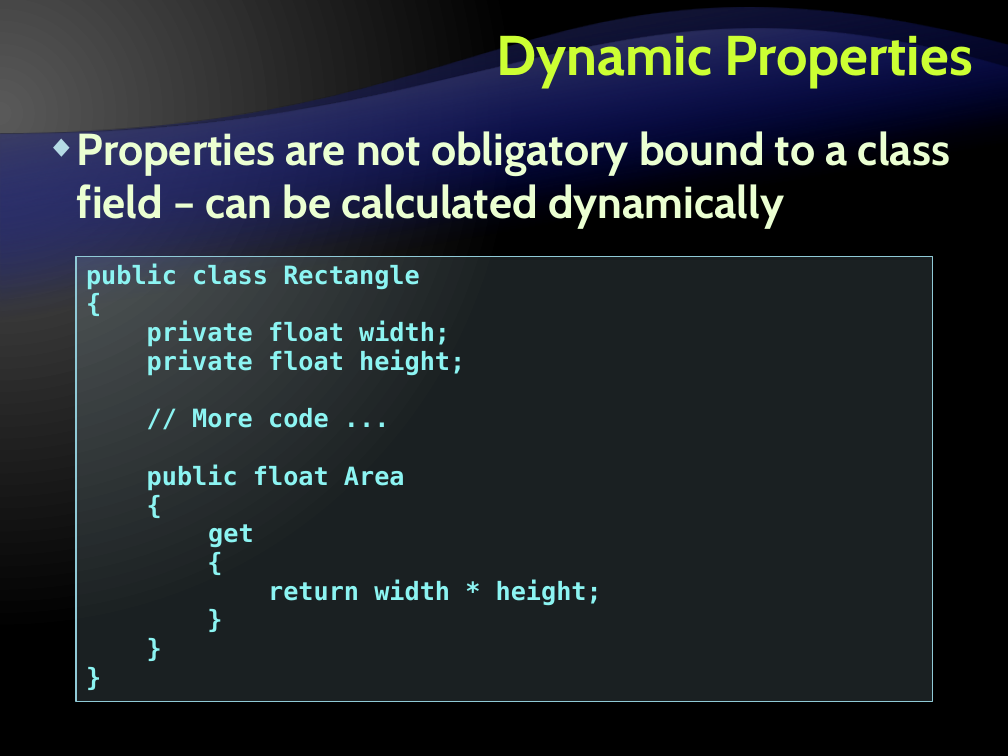
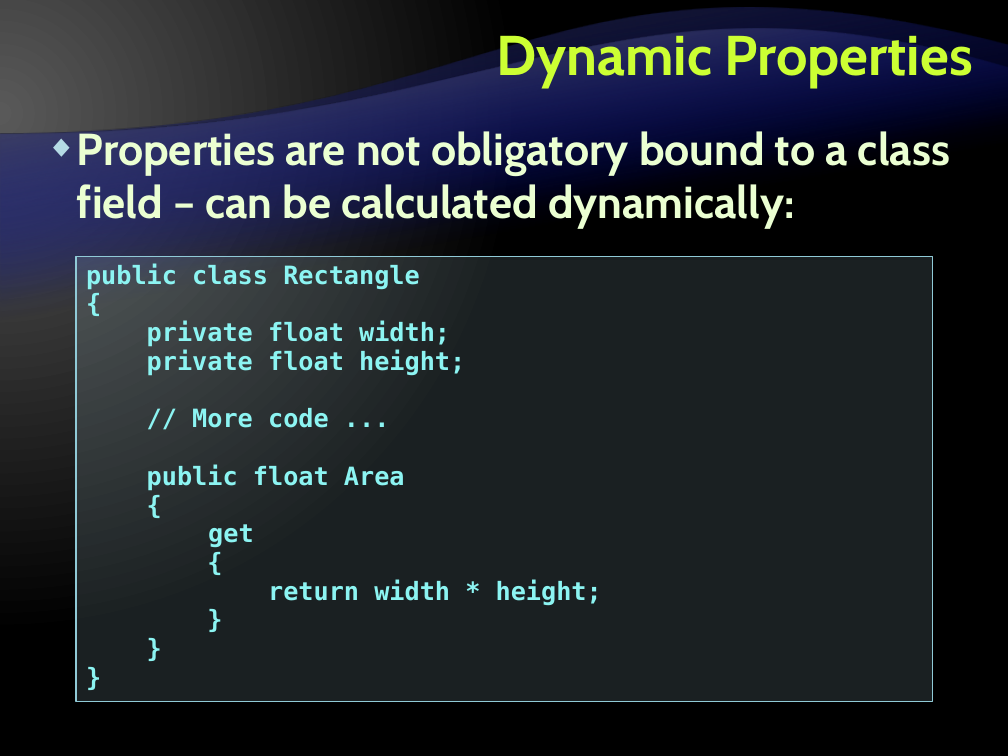
Before and after one commit to Graveheart/aspnetcourse, a slide deck: slide 35 of lectures/4. Object-Oriented Programming with CSharp.pptx. Drawn at 1008x756 pixels with LibreOffice and Linux fonts; fonts in the diff are those of the drawing; background and template pictures are left out. Boxes give left, top, right and bottom in pixels: in the first picture for what was removed or moved away, otherwise in the second. Text is boxed around its words. In the diff, an @@ line names an element or a change of style, - is before the commit and + after.

```diff
--- a/lectures/4. Object-Oriented Programming with CSharp.pptx
+++ b/lectures/4. Object-Oriented Programming with CSharp.pptx
@@ text at [77,127,950,228]: text changed @@
-◆ Properties are not obligatory bound to a class field – can be calculated dynamically
+◆ Properties are not obligatory bound to a class field – can be calculated dynamically:
```
Also in this commit, not shown: 28 other slides changed, 1 slide added.
